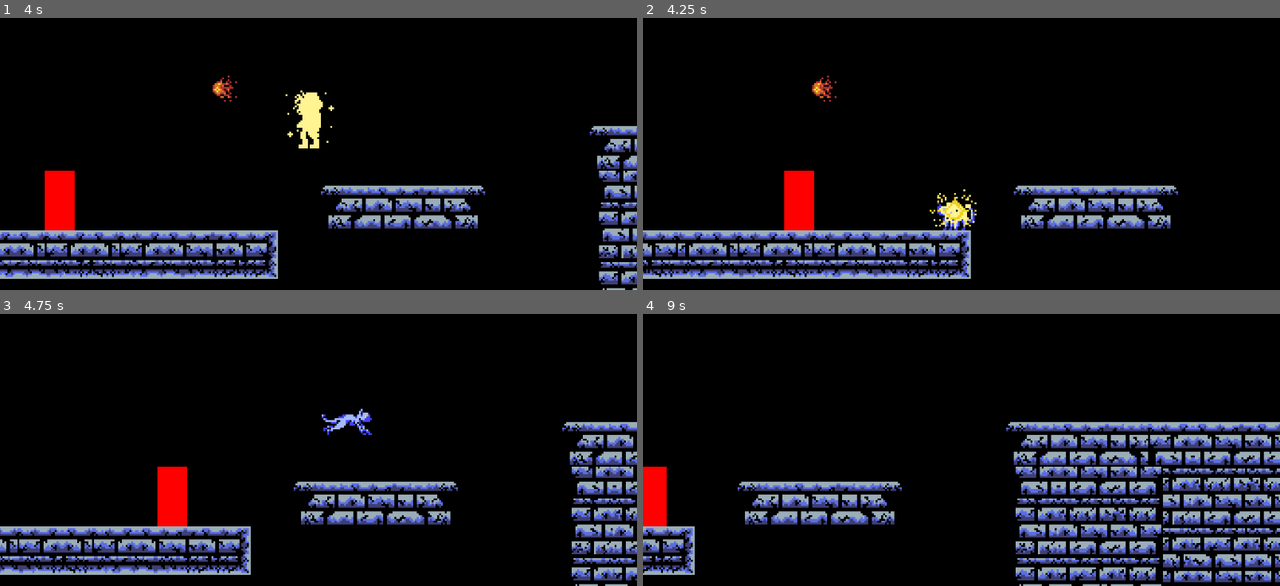
Above: before the commit, frames 1-4 (two rows, left to right).
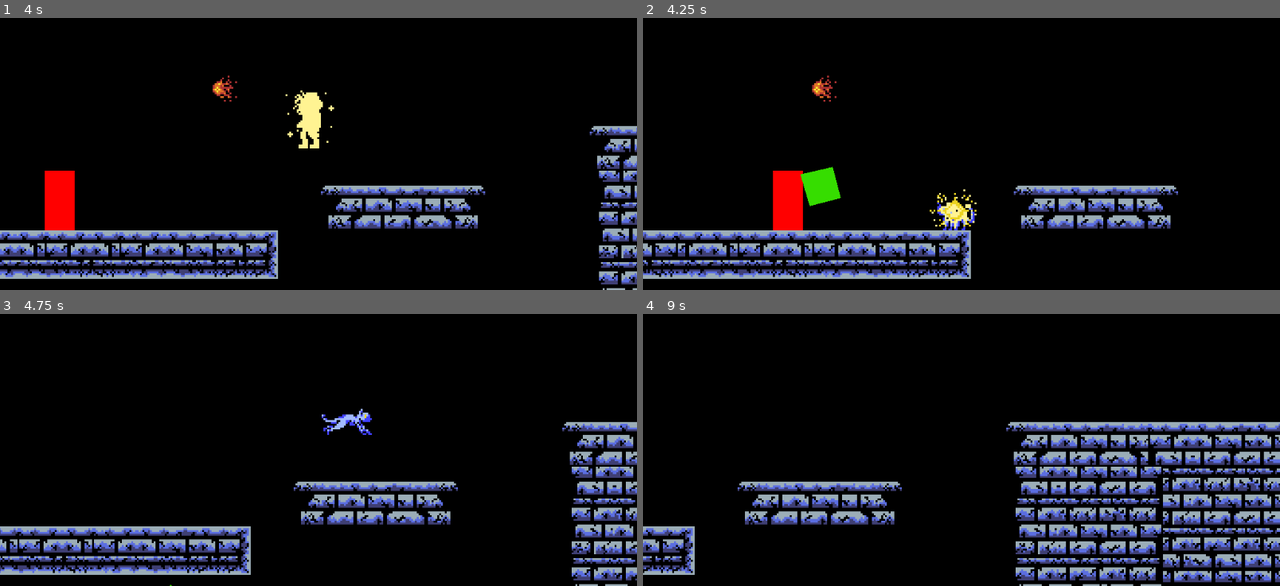
Above: after the commit, the same moments.

Repository: dirtOval/nes-platformer-2026
Game: Godot game, scene res://main.tscn
The game is run twice, just before and just after one commit, with the same random seed, the same clock (stepped at 60 frames per second) and the same inputs.
Inputs:
- Up to frame 1 (4 s): hold Right (right) 0.53-2.03 s; tap X (shoot) at 0.6, 1.55, 2.1, 3.05, 3.6 s; tap Z (jump) at 0.77, 1.52, 3.02, 3.77 s; tap T (transform) at 0.8, 1.35, 2.3, 2.85, 3.8 s; hold Left (left) from 2.03 s (still down)
- Up to frame 2 (4.25 s): keep holding Left (left)
- Up to frame 3 (4.75 s): release Left (left) at 4.28 s; hold Right (right) from 4.28 s (still down); tap T (transform) at 4.35 s; tap Z (jump) at 4.52 s; tap X (shoot) at 4.55 s
- Up to frame 4 (9 s): tap X (shoot) at 5.1, 6.05, 6.6, 7.55, 8.1 s; tap T (transform) at 5.3, 5.85, 6.8, 7.35, 8.3, 8.85 s; tap Z (jump) at 6.02, 6.77, 7.52 s; release Right (right) at 8.03 s; hold Left (left) from 8.03 s (still down)

Frame 1 is identical in both runs. In frame 2, 1.3% of the frame differs, in the area x 20-32%, y 54-79%; in frame 3, 1.0%; in frame 4, 0.8%.

Commit message:
skeleton is shooting now!~

Diff:
--- a/player.gd
+++ b/player.gd
@@ -1,6 +1,6 @@
 extends CharacterBody2D
 
-var bullet = load('res://player_bullet.tscn')
+var bullet = preload('res://player_bullet.tscn')
 
 #SHARED STATS
 #@export var TRANSFORM_TIMEOUT: float = 5.0
--- a/skeleton.gd
+++ b/skeleton.gd
@@ -1,15 +1,32 @@
 extends CharacterBody2D
+
+var bullet = preload("res://skeleton_bullet.tscn")
 
 @export var speed: float = 100.0
 @export var path_radius: float = 50
 @export var facing_right: bool = true
 @export var sight_range: float = 200
 
+@onready var timer = $CooldownTimer
+
 var anchor_position: float
+var shooting: bool = false
+var shooting_target: Vector2
 
 func _ready() -> void:
   anchor_position = position.x
   #print(anchor_position)
+
+func shoot() -> void:
+  shooting = false
+  #await get_tree().create_timer(.15).timeout
+  var shoot_marker = $Marker2D
+  var b = bullet.instantiate()
+  b.global_position = shoot_marker.global_position
+  b.target_position = shooting_target
+  owner.add_child(b)
+  facing_right = not facing_right
+  timer.start()
 
 func _physics_process(delta: float) -> void:
   # Add the gravity.
@@ -17,33 +34,36 @@
     velocity += get_gravity() * delta
 
   #player detection +
-  var vision = sight_range
-  if not facing_right:
-    vision *= -1
-  var space_state = get_world_2d().direct_space_state
-  var query = PhysicsRayQueryParameters2D.create(
-    Vector2(global_position.x, global_position.y - 8), Vector2(global_position.x + vision, global_position.y))
-  query.exclude = [self]
-  var result = space_state.intersect_ray(query)
-  if result and result.collider.is_in_group('player'):
-    print('i see you!')
-
+  if timer.is_stopped():
+    var vision = sight_range
+    if not facing_right:
+      vision *= -1
+    var space_state = get_world_2d().direct_space_state
+    var query = PhysicsRayQueryParameters2D.create(
+      Vector2(global_position.x, global_position.y - 8), Vector2(global_position.x + vision, global_position.y))
+    query.exclude = [self]
+    var result = space_state.intersect_ray(query)
+    if result and result.collider.is_in_group('player'):
+      shooting = true
+      shooting_target = result.position
+      shoot()
 
   #movement along path
-  if facing_right:
-    if position.x >= anchor_position + path_radius:
-      #here is where i flip the sprite, when there is one
-      #$Polygon2D.flip_h = true
-      facing_right = false
+  if not shooting:
+    if facing_right:
+      if position.x >= anchor_position + path_radius:
+        #here is where i flip the sprite, when there is one
+        #$Polygon2D.flip_h = true
+        facing_right = false
+      else:
+        position += transform.x * speed * delta
     else:
-      position += transform.x * speed * delta
-  else:
-    if position.x <= anchor_position - path_radius:
-      #flip the spriteee
-      #$Polygon2D.flip_h = false
-      facing_right = true
-    else:
-      position -= transform.x * speed * delta
+      if position.x <= anchor_position - path_radius:
+        #flip the spriteee
+        #$Polygon2D.flip_h = false
+        facing_right = true
+      else:
+        position -= transform.x * speed * delta
   move_and_slide()
   #for i in get_slide_collision_count():
     #var collision = get_slide_collision(i)
--- a/skeleton.tscn
+++ b/skeleton.tscn
@@ -18,3 +18,9 @@
 position = Vector2(0, -16)
 color = Color(1, 0, 0, 1)
 polygon = PackedVector2Array(-8, -16, 8, -16, 8, 0, 8, 16, -8, 16)
+
+[node name="Marker2D" type="Marker2D" parent="." unique_id=891464812]
+position = Vector2(12, -21)
+
+[node name="CooldownTimer" type="Timer" parent="." unique_id=477396820]
+one_shot = true
--- /dev/null
+++ b/skeleton_bullet.gd
@@ -0,0 +1,18 @@
+extends Path2D
+
+@export var speed = 200
+
+var target_position: Vector2
+
+@onready var path_follow_2d = $PathFollow2D
+
+# Called when the node enters the scene tree for the first time.
+func _ready() -> void:
+  curve.set_point_out(0, Vector2(target_position.x / 2, - abs(target_position.x)))
+  curve.set_point_position(1, target_position)
+
+func _physics_process(delta: float) -> void:
+  if not target_position: return
+
+  if path_follow_2d.progress_ratio >= 0.98: queue_free()
+  path_follow_2d.progress += speed * delta
--- a/skeleton_bullet.tscn
+++ b/skeleton_bullet.tscn
@@ -1,4 +1,30 @@
 [gd_scene format=3 uid="uid://bqpapbug1m1y6"]
 
-[node name="skeleton_bullet" type="Area2D" unique_id=513470245]
-position = Vector2(0, 1)
+[ext_resource type="Script" uid="uid://0l667qfvfqu4" path="res://skeleton_bullet.gd" id="1_23fmk"]
+
+[sub_resource type="Curve2D" id="Curve2D_7qd50"]
+_data = {
+"points": PackedVector2Array(0, 0, 0, -100, 0, 0, 0, -100, 0, 0, 131, 0)
+}
+point_count = 2
+
+[sub_resource type="CircleShape2D" id="CircleShape2D_23fmk"]
+radius = 9.0
+
+[node name="skeleton_bullet" type="Path2D" unique_id=1416712739]
+curve = SubResource("Curve2D_7qd50")
+script = ExtResource("1_23fmk")
+
+[node name="PathFollow2D" type="PathFollow2D" parent="." unique_id=554072997]
+rotation = -1.5707964
+
+[node name="pivot" type="Node2D" parent="PathFollow2D" unique_id=331958796]
+
+[node name="Area2D" type="Area2D" parent="PathFollow2D/pivot" unique_id=206514577]
+
+[node name="CollisionShape2D" type="CollisionShape2D" parent="PathFollow2D/pivot/Area2D" unique_id=1155079618]
+shape = SubResource("CircleShape2D_23fmk")
+
+[node name="Polygon2D" type="Polygon2D" parent="PathFollow2D/pivot" unique_id=1985201217]
+color = Color(0.21420833, 0.8697133, 0, 1)
+polygon = PackedVector2Array(0, -12, 12, 1, 0, 13, -12, 1)
Not shown, added: skeleton_bullet.gd.uid
